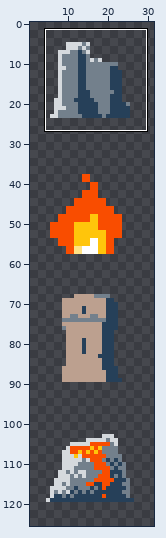
Two versions of one sprite sheet, assets/fixtures.png. The picture above shows the old version from afar; the outline marks the close-up.
Close-up. Earlier state:
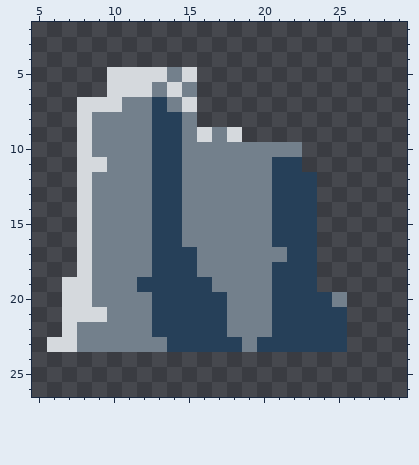
The file is 32x128 pixels. Shown: x 5..29, y 2..26. The wide view leaves out empty margins. The commit also changed other parts of the picture, which this record leaves out.
New version:
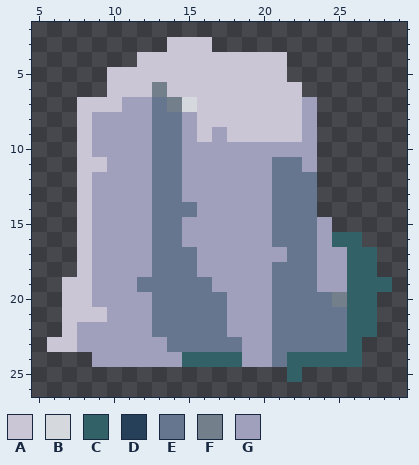
Palette (. is transparent): A #cac6d6  B #d5d9dd  C #326167  D #264059  E #66768f  F #73808c  G #a0a0bc
What changed:
Changed rows in their new state; - is an unchanged pixel.
first column x 6:
 3 --------AAA------------
 4 ------AAAAAAAAAA-------
 5 ----AAAAAAAAAAAA-------
 6 ----AAA-AAAAAAAAA------
 7 --AAAGGE--AAAAAAAG-----
 8 --AGGGGEEGAAAAAAAG-----
 9 --AGGGGEEGAGAAAAAG-----
10 --AGGGGEEGGGGGGGGG-----
11 --AAGGGEEGGGGGGEEG-----
12 --AGGGGEEGGGGGGEEE-----
13 --AGGGGEEGGGGGGEEE-----
14 --AGGGGEEEGGGGGEEE-----
15 --AGGGGEEGGGGGGEEEG----
16 --AGGGGEEGGGGGGEEEGCC--
17 --AGGGGEEEGGGGGGEEGGCC-
18 --AGGGGEEEGGGGGEEEGGCC-
19 -AAGGGEEEEEGGGGEEEGGCCC
20 -AAGGGGEEEEEGGGEEEE-CC-
21 -AAAGGGEEEEEGGGEEEEECC-
22 -AGGGGGEEEEEGGGEEEEECC-
23 AAGGGGGGEEEEEGGEEEEEC--
24 ---GGGGGGCCCCGGECCCCC--
25 ----------------C------
Pixel boxes of the changes (left, top, right, bottom) in both close-ups:
changed: (47, 37, 392, 382)
